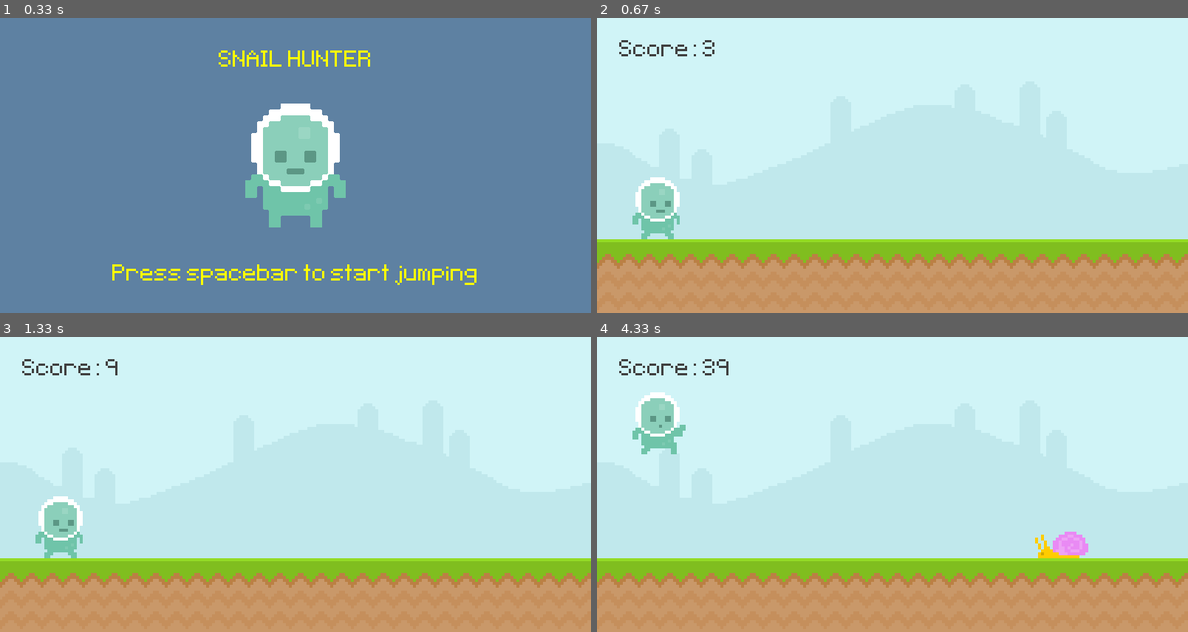
Above: before the commit, frames 1-4 (two rows, left to right).
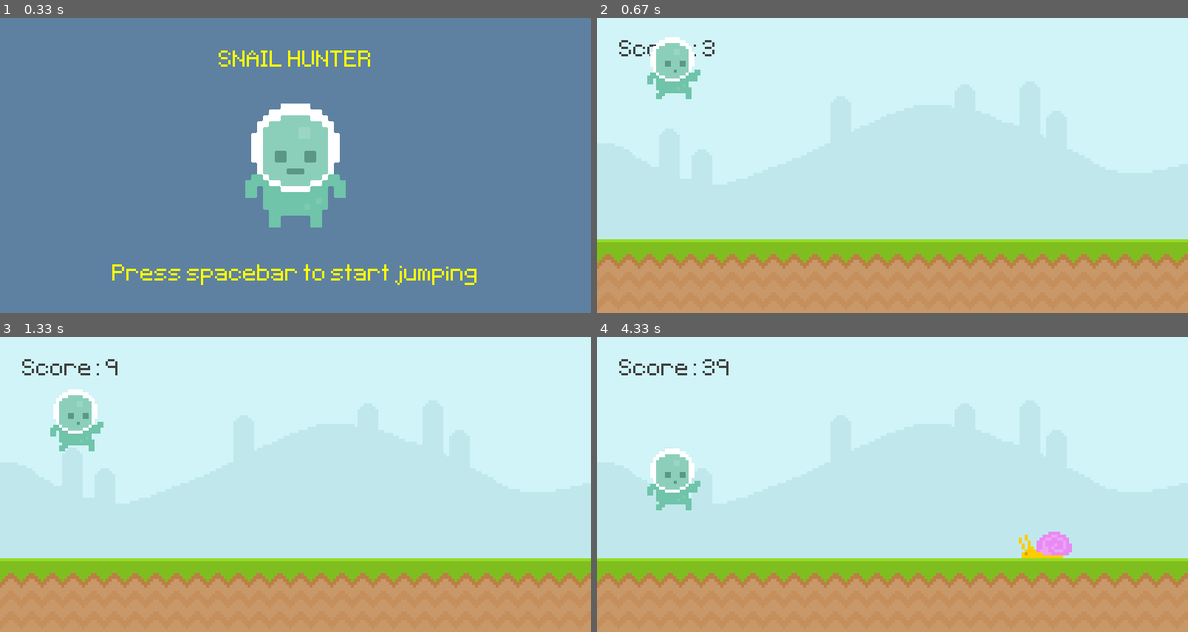
Above: after the commit, the same moments.

Repository: marvneo/pygame-intro
Game: pygame game, started from main.py
Two runs of this game, one before a commit and one after it. Both use one fixed random seed, a clock stepped at 60 frames per second and the inputs below.
Inputs:
- Up to frame 1 (0.33 s): no input
- Up to frame 2 (0.67 s): tap Space at 0.33 s
- Up to frame 3 (1.33 s): hold Esc 0.67-1.13 s; tap Space at 1.17 s
- Up to frame 4 (4.33 s): tap Space at 1.57, 1.87, 2.07, 2.4, 2.7, 2.9, 3.2, 3.8, 4.1, 4.23 s

Frame 1 is identical in both runs. In frame 2, 2.6% of the frame differs, in the area x 6-18%, y 6-75%; in frame 3, 2.6%; in frame 4, 3.3%, in the area x 6-84%, y 18-75%.

Commit message:
add classes to Player and enemy

Diff:
--- a/main.py
+++ b/main.py
@@ -1,6 +1,87 @@
 import pygame
 from sys import exit
 from random import randint
+
+class Player(pygame.sprite.Sprite):
+
+    def __init__(self):
+        super().__init__()
+        player_walk_1 = pygame.image.load('graphics/player/player_walk_1.png').convert_alpha()
+        player_walk_2 = pygame.image.load('graphics/player/player_walk_2.png').convert_alpha()
+        self.player_jump = pygame.image.load('graphics/player/jump.png').convert_alpha()
+        self.player_walk = [player_walk_1, player_walk_2]
+        self.player_index = 0
+
+        self.image = self.player_walk[self.player_index]
+        self.rect = self.image.get_rect(midbottom = (100,300))
+        self.gravity = 0
+
+    def player_input(self):
+        keys = pygame.key.get_pressed()
+        if keys[pygame.K_SPACE] and self.rect.bottom >= 300:
+            self.gravity -= 20
+
+    def apply_gravity(self):
+        self.gravity += 1
+        self.rect.y += self.gravity
+        if self.rect.bottom >= 300:
+            self.rect.bottom = 300
+
+    def animate(self):
+        if self.rect.bottom < 300:
+            self.image = self.player_jump
+
+        else:
+            self.player_index += 0.1
+            if self.player_index > 2:
+                self.player_index = 0
+
+            self.image = self.player_walk[int(self.player_index)]
+
+    def update(self):
+        self.player_input()
+        self.apply_gravity()
+        self.animate()
+
+class Enemy(pygame.sprite.Sprite):
+
+    def __init__(self,type):
+
+        super().__init__()
+        if type == "snail":
+            snail_surface_1 = pygame.image.load('graphics/snail/snail1.png').convert_alpha()
+            snail_surface_2 = pygame.image.load('graphics/snail/snail2.png').convert_alpha()
+            self.frame = [snail_surface_1, snail_surface_2]
+            y_pos = 300
+
+        elif type == "fly":
+            fly_surface_1 = pygame.image.load('graphics/fly/fly1.png').convert_alpha()
+            fly_surface_2 = pygame.image.load('graphics/fly/fly2.png').convert_alpha()
+            self.frame = [fly_surface_1, fly_surface_2]
+            y_pos = 180
+
+        self.frame_index = 0
+        self.image = self.frame[int(self.frame_index)]
+        self.rect = self.image.get_rect(midbottom = (randint(800,1400),y_pos))
+
+    def animate(self):
+        self.frame_index += 0.3
+        if self.frame_index > 2:
+            self.frame_index = 0
+
+        self.image = self.frame[int(self.frame_index)]
+
+    def movement(self):
+        self.rect.x -= 4
+
+    def exterminate(self):
+        if self.rect.x <= -100:
+            self.kill()
+
+    def update(self):
+        self.animate()
+        self.movement()
+        self.exterminate()
 
 def display_score():
 
@@ -12,50 +93,12 @@
 
     return score
 
-def enemy_movement(obstacle_list):
-
-    new_obstacle_list = []
-
-    if obstacle_list:
-        for obstacle_rect in obstacle_list:
-
-
-            if obstacle_rect.bottom == 300:
-                obstacle_rect.x -= 4.5
-                screen.blit(snail_surface, obstacle_rect)
-            else:
-                obstacle_rect.x -= 5
-                screen.blit(fly_surface, obstacle_rect)
-
-            if obstacle_rect.x > -100:
-                new_obstacle_list.append(obstacle_rect)
-
-        return new_obstacle_list
-
-    else: return obstacle_list
-
-
-def check_collision(player, obstacle_list):
-
-    if obstacle_list:
-        for obstacle_rect in obstacle_list:
-            if player.colliderect(obstacle_rect): return True
-
-    else: return False
-
-def player_animation():
-    global player_surface, player_index
-
-    if player_rect.bottom < 300:
-        player_surface = player_jump
-
+def check_collision():
+
+    if pygame.sprite.spritecollide(player.sprite,enemy_group,False):
+        return True
     else:
-        player_index += 0.1
-
-        if player_index > 2:
-            player_index = 0
-
-        player_surface = player_walk[int(player_index)]
+        return False
 
 pygame.init()
 
@@ -66,6 +109,11 @@
 game_active = False
 start_time = 0
 score = 0
+
+player = pygame.sprite.GroupSingle()
+player.add(Player())
+
+enemy_group = pygame.sprite.Group()
 
 # font type
 test_font = pygame.font.Font('font/Pixeltype.ttf', 50)
@@ -80,28 +128,6 @@
 # creates surface
 sky_surface = pygame.image.load('graphics/Sky.png').convert()
 ground_surface = pygame.image.load('graphics/ground.png').convert()
-# enemies
-snail_surface_1 = pygame.image.load('graphics/snail/snail1.png').convert_alpha()
-snail_surface_2 = pygame.image.load('graphics/snail/snail2.png').convert_alpha()
-snail_frame = [snail_surface_1, snail_surface_2]
-snail_frame_index = 0
-snail_surface = snail_frame[snail_frame_index]
-
-fly_surface_1 = pygame.image.load('graphics/fly/fly1.png').convert_alpha()
-fly_surface_2 = pygame.image.load('graphics/fly/fly2.png').convert_alpha()
-fly_frame = [fly_surface_1, fly_surface_2]
-fly_frame_index = 0
-fly_surface = fly_frame[fly_frame_index]
-obstacle_rect_list = []
-# player
-player_walk_1 = pygame.image.load('graphics/player/player_walk_1.png').convert_alpha()
-player_walk_2 = pygame.image.load('graphics/player/player_walk_2.png').convert_alpha()
-player_jump = pygame.image.load('graphics/player/jump.png').convert_alpha()
-player_walk = [player_walk_1, player_walk_2]
-player_index = 0
-player_surface = player_walk[player_index]
-player_rect = player_surface.get_rect(midbottom = (80,300))
-player_gravity = 0
 # pause
 pause = False
 pause_time = 0
@@ -121,6 +147,8 @@
 pygame.time.set_timer(snail_animation_timer, 500)
 fly_animation_timer = pygame.USEREVENT + 3
 pygame.time.set_timer(fly_animation_timer, 300)
+
+
 # runs game
 while True:
 
@@ -131,48 +159,23 @@
             exit()
 
         if game_active:
-            if event.type == pygame.MOUSEBUTTONDOWN: # jumping
-                if player_rect.collidepoint(event.pos) and player_rect.bottom == 300:
-                    player_gravity -= 11
-
             if event.type == pygame.KEYDOWN:
-                if event.key == pygame.K_SPACE and player_rect.bottom == 300: # jumping
-                    player_gravity -= 11
-                elif event.key == pygame.K_ESCAPE:
+                if event.key == pygame.K_ESCAPE:
                     pause_time = pygame.time.get_ticks()
                     pause = True
                     game_active = False
-
             if event.type == obstacle_timer:
-                if randint(0,2):
-                    obstacle_rect_list.append(snail_surface.get_rect(midbottom = (randint(800,1400),300)))
+                if randint(0,3) > 2:
+                    enemy_group.add(Enemy('fly'))
                 else:
-                    obstacle_rect_list.append(fly_surface.get_rect(midbottom = (randint(800,1400), 180)))
-            if event.type == snail_animation_timer:
-                if snail_frame_index == 1:
-                    snail_frame_index = 0
-                else:
-                    snail_frame_index = 1
-                snail_surface = snail_frame[snail_frame_index]
-
-            if event.type == fly_animation_timer:
-                if fly_frame_index == 1:
-                    fly_frame_index = 0
-                else:
-                    fly_frame_index = 1
-                fly_surface = fly_frame[fly_frame_index]
-
+                    enemy_group.add(Enemy('snail'))
         else:
             if event.type == pygame.KEYDOWN and event.key == pygame.K_SPACE:
                 if not pause:  # restarts game
                     game_active = True
                     game_over = False
                     start_time = pygame.time.get_ticks()
-                    obstacle_rect_list.clear()
-
                 else:
-                    # need to figure out the right scored if game is paused
-                    # start_time = pause_time
                     game_active = True
                     pause = False
 
@@ -181,21 +184,14 @@
         screen.blit(sky_surface,(0,0))
         screen.blit(ground_surface,(0,300))
         score = display_score()
-        # player logic
-        player_gravity += .4
-        player_rect.y += player_gravity
-        # obstacle logic
-        obstacle_rect_list = enemy_movement(obstacle_rect_list)
-
-        if player_rect.bottom >= 300: # stops player from falling through ground
-            player_rect.bottom = 300
-            player_gravity = 0
-        player_animation()
-        screen.blit(player_surface, player_rect)
-
-        if check_collision(player_rect, obstacle_rect_list):
-             game_active = False
-             game_over = True
+        player.draw(screen)
+        player.update()
+        enemy_group.draw(screen)
+        enemy_group.update()
+
+        if check_collision():
+            game_active = False
+            game_over = True
 
 
     else:
